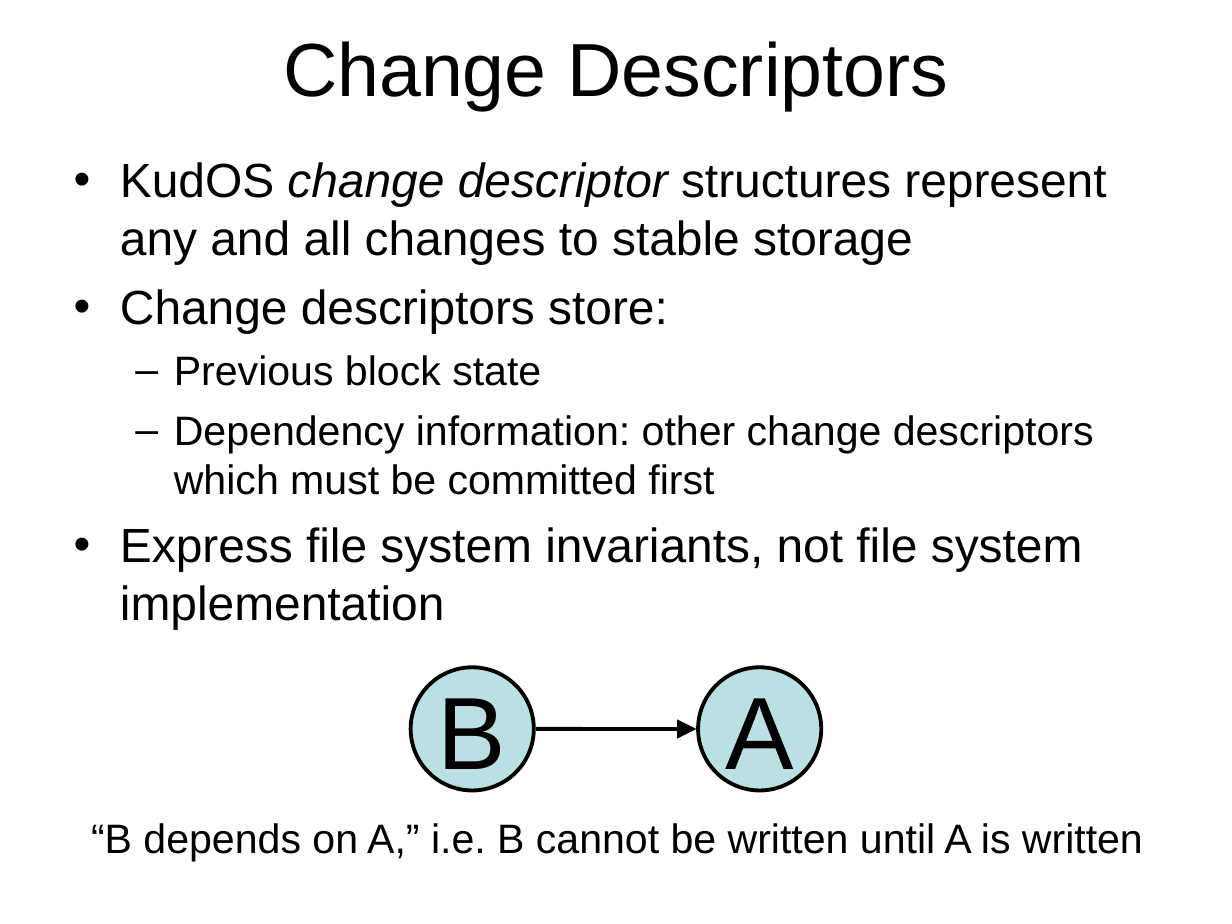
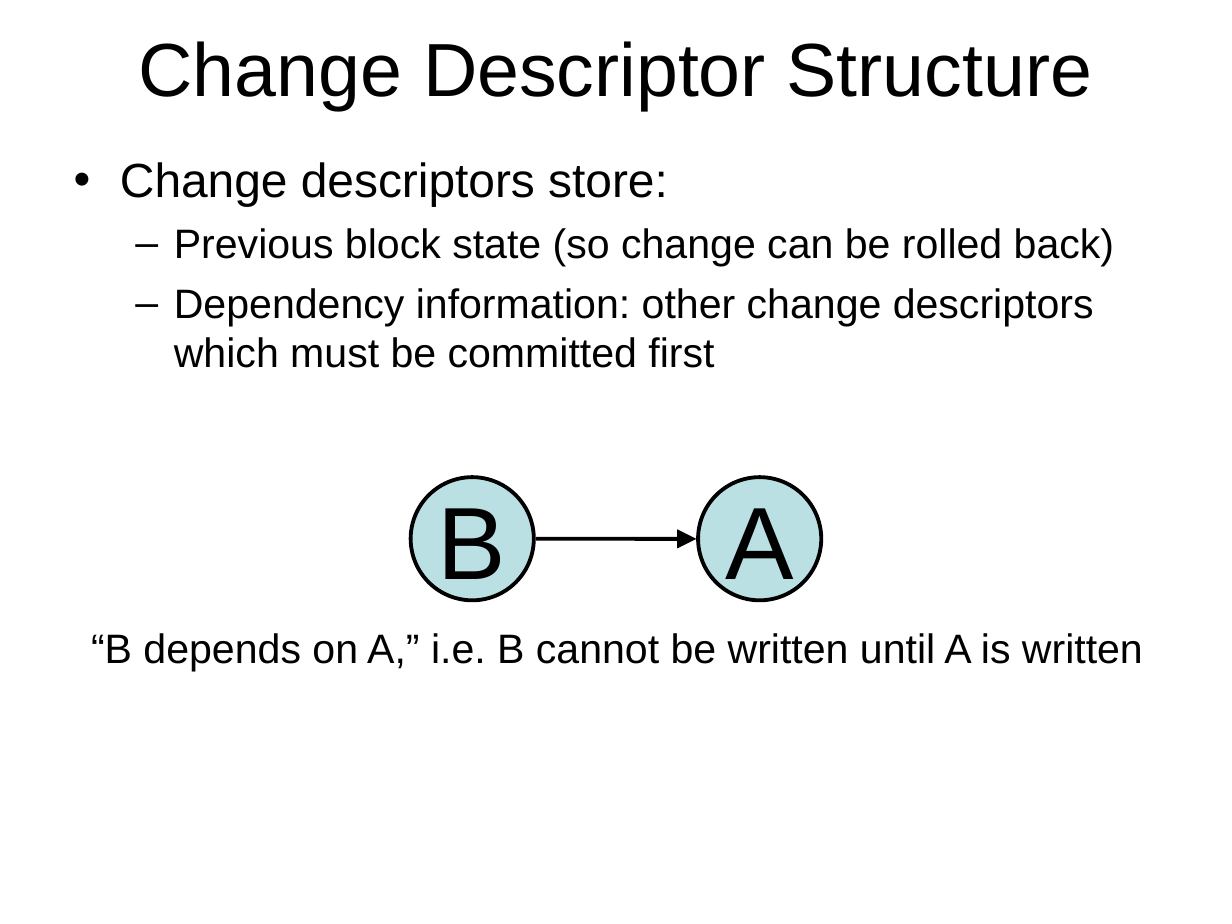
Before and after one commit to ucla-readable/fstitch-doc, a slide deck: slide 6 of sosp_wip/sosp_wip_kudos.ppt (slide 5 before the commit). Drawn at 1232x924 pixels with LibreOffice and Linux fonts; fonts in the diff are those of the drawing. Boxes give left, top, right and bottom in pixels: in the first picture for what was removed or moved away, otherwise in the second. Text is boxed around its words. In the diff, an @@ line names an element or a change of style, - is before the commit and + after.

```diff
--- a/sosp_wip/sosp_wip_kudos.ppt
+++ b/sosp_wip/sosp_wip_kudos.ppt
@@ title at (139, 41, 1092, 111): text changed @@
-Change Descriptors
+Change Descriptor Structure
@@ text at (120, 162, 1106, 264): paragraph removed @@
-• KudOS change descriptor structures represent any and all changes to stable storage
@@ text at (174, 228, 1114, 267): text changed @@
-  – Previous block state
+  – Previous block state (so change can be rolled back)
@@ text at (120, 527, 1083, 629): paragraph removed @@
-• Express file system invariants, not file system implementation
@@ 2 ellipses, 1 text, 1 arrow: place and size @@
-2 ellipses, 1 text, 1 arrow at (91, 668, 1143, 861)
+2 ellipses, 1 text, 1 arrow at (91, 477, 1143, 671)
```
Also in this commit, not shown: 6 other slides changed, 2 slides added, 3 slides removed.
